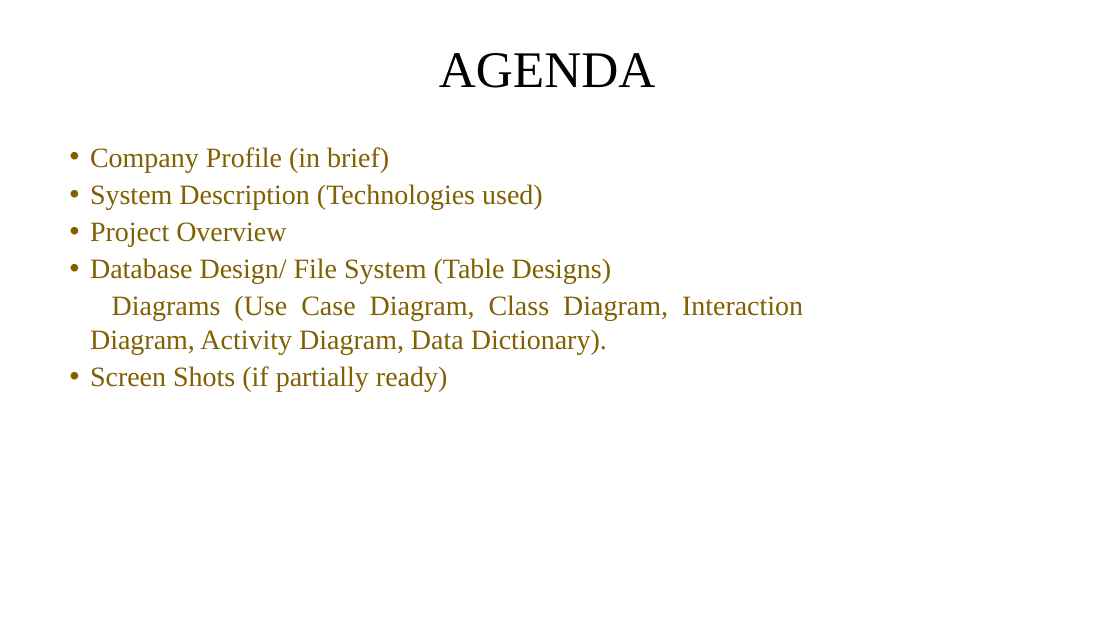
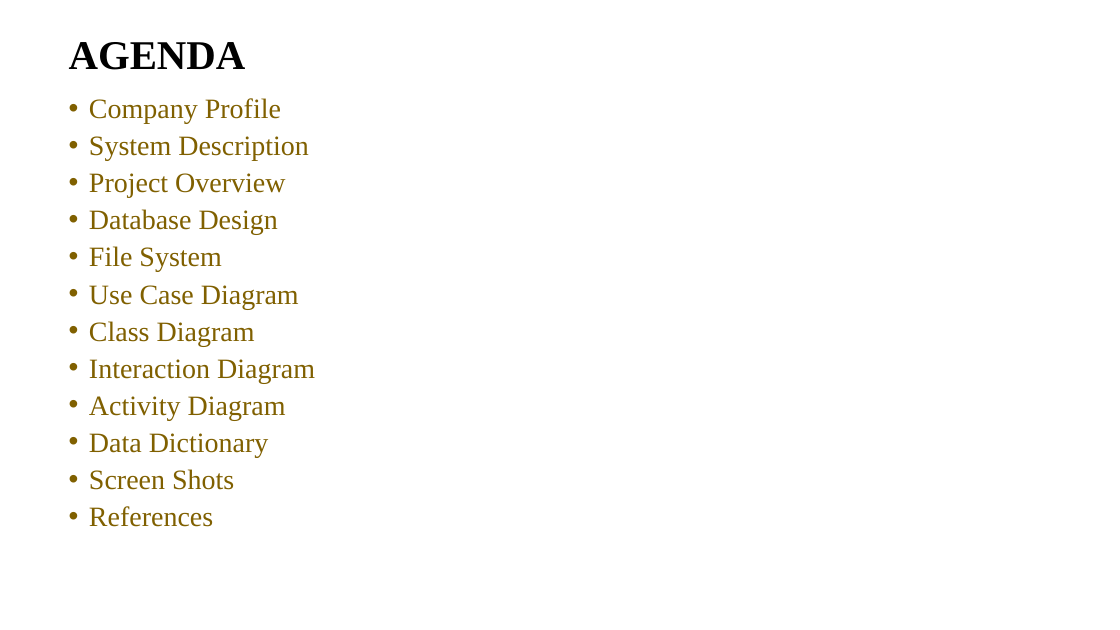
Before and after one commit to Theanantsoni/investsphere, a slide deck: slide 2 of InvestSphere-PPT.pptx. Drawn at 1120x630 pixels with LibreOffice and Linux fonts; fonts in the diff are those of the drawing; background and template pictures are left out. Boxes give left, top, right and bottom in pixels: in the first picture for what was removed or moved away, otherwise in the second. Text is boxed around its words. In the diff, an @@ line names an element or a change of style, - is before the commit and + after.

```diff
--- a/InvestSphere-PPT.pptx
+++ b/InvestSphere-PPT.pptx
@@ text "AGENDA": place and size @@
-text "AGENDA" at box(439, 53, 656, 88)
+text "AGENDA" at box(69, 42, 246, 70)
@@ text "AGENDA" at box(69, 42, 246, 70): size 44 to 35 pt, bold on @@
@@ text "Company Profile": place and size @@
-text "Company Profile" at box(90, 147, 803, 392)
+text "Company Profile" at box(89, 98, 315, 527)
@@ text at box(89, 98, 309, 161): text changed @@
-• Company Profile (in brief)
-• System Description (Technologies used)
+• Company Profile
+• System Description
@@ text at box(89, 209, 315, 527): text changed @@
-• Database Design/ File System (Table Designs)
-Diagrams (Use Case Diagram, Class Diagram, Interaction Diagram, Activity Diagram, Data Dictionary).
-• Screen Shots (if partially ready)
+• Database Design
+• File System
+• Use Case Diagram
+• Class Diagram
+• Interaction Diagram
+• Activity Diagram
+• Data Dictionary
+• Screen Shots
+• References
```
Also in this commit, not shown: 30 other slides changed, 3 slides added, 3 slides removed, 2 other files.
